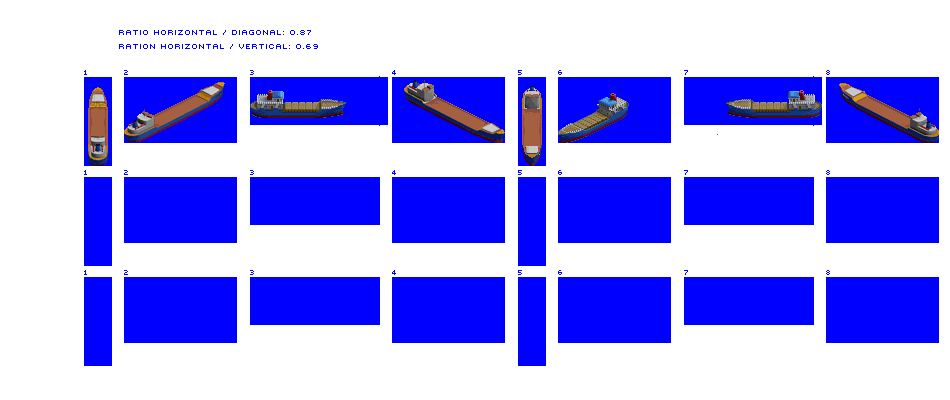
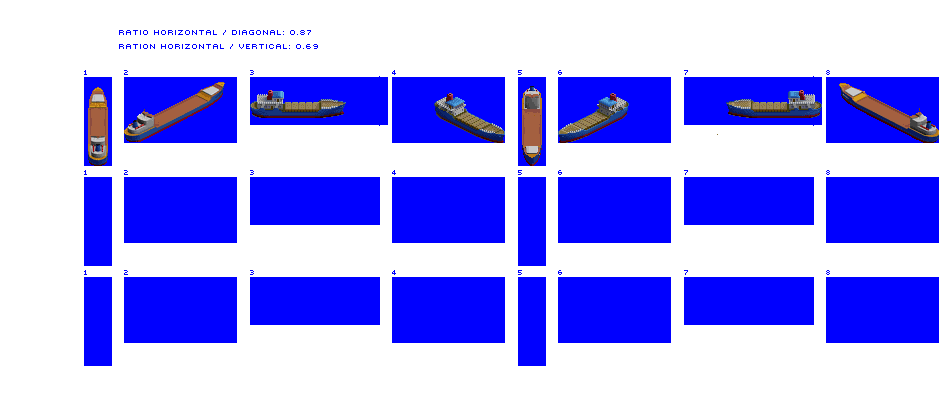
Comparing the layer stacks of the two w=950, h=400 images. Changes:
painted on "Coaster" over [404, 80, 505, 143]
